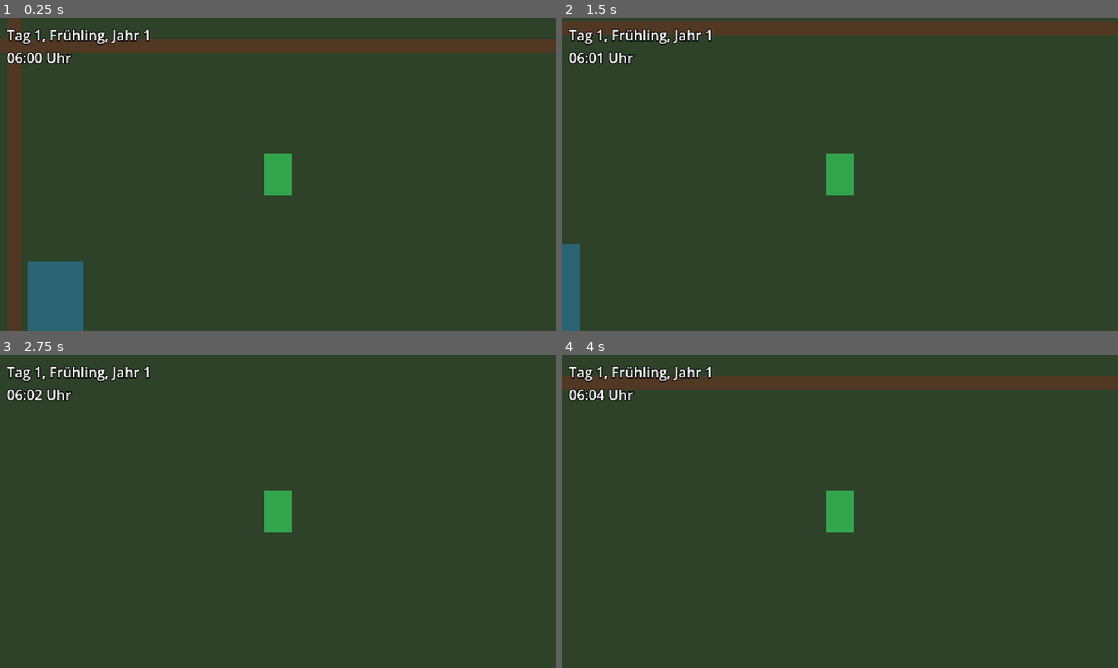
Above: before the commit, frames 1-4 (two rows, left to right).
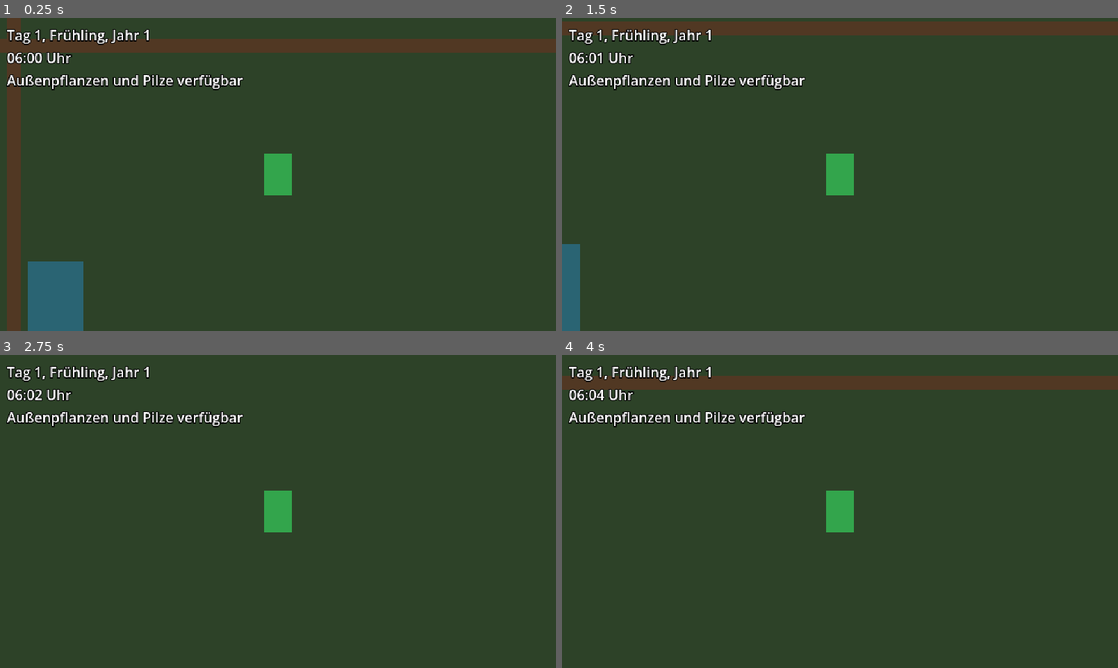
Above: after the commit, the same moments.

Repository: stasar14-rgb/Harvest-Dream
Game: Godot game, scene res://scenes/main.tscn
Two runs of this game, one before a commit and one after it. Both use one fixed random seed, a clock stepped at 60 frames per second and the inputs below.
Inputs:
- Up to frame 1 (0.25 s): no input
- Up to frame 2 (1.5 s): tap Enter at 0.5 s; hold D (move_right) 0.53-1.28 s; hold S (move_down) from 1.28 s (still down)
- Up to frame 3 (2.75 s): release S (move_down) at 2.03 s; hold D (move_right) from 2.03 s (still down)
- Up to frame 4 (4 s): tap Space at 2.75 s; release D (move_right) at 2.78 s; hold W (move_up) 2.78-3.53 s; hold A (move_left) from 3.53 s (still down)

The runs differ from the first frame. In frame 1, 1.1% of the frame differs, in the area x 1-44%, y 18-24%; in frame 2, 1.1%; in frame 3, 1.1%; in frame 4, 1.1%.

Commit message:
Schritt 12: Füge saisonale Regeln hinzu

Diff:
--- a/scenes/main.tscn
+++ b/scenes/main.tscn
@@ -1,9 +1,10 @@
-[gd_scene load_steps=5 format=3]
+[gd_scene load_steps=6 format=3]
 
 [ext_resource type="Script" path="res://scripts/main.gd" id="1_main"]
 [ext_resource type="PackedScene" path="res://scenes/test_area.tscn" id="2_test_area"]
 [ext_resource type="PackedScene" path="res://scenes/player/player.tscn" id="3_player"]
 [ext_resource type="Script" path="res://scripts/game_calendar.gd" id="4_calendar"]
+[ext_resource type="Script" path="res://scripts/season_system.gd" id="5_season"]
 
 [node name="Main" type="Node"]
 script = ExtResource("1_main")
@@ -11,6 +12,10 @@
 [node name="GameCalendar" type="Node" parent="." groups=["game_calendar"]]
 script = ExtResource("4_calendar")
 
+[node name="SeasonSystem" type="Node" parent="." groups=["season_system"]]
+script = ExtResource("5_season")
+calendar_path = NodePath("../GameCalendar")
+
 [node name="AreaContainer" type="Node2D" parent="."]
 
 [node name="TestArea" parent="AreaContainer" instance=ExtResource("2_test_area")]
--- a/scenes/test_area.tscn
+++ b/scenes/test_area.tscn
@@ -24,7 +24,7 @@
 offset_left = 8.0
 offset_top = 8.0
 offset_right = 260.0
-offset_bottom = 58.0
+offset_bottom = 82.0
 mouse_filter = 2
 theme_override_colors/font_color = Color(1, 1, 1, 1)
 theme_override_colors/font_outline_color = Color(0, 0, 0, 1)
--- a/scripts/debug_time_display.gd
+++ b/scripts/debug_time_display.gd
@@ -1,16 +1,24 @@
 extends Label
 
 var _calendar: GameCalendar
+var _season_system: SeasonSystem
 
 func _ready() -> void:
 	_calendar = get_tree().get_first_node_in_group(&"game_calendar") as GameCalendar
+	_season_system = get_tree().get_first_node_in_group(&"season_system") as SeasonSystem
+
 	if _calendar == null:
 		push_error("Die Debug-Zeitanzeige findet keinen GameCalendar.")
+		return
+
+	if _season_system == null:
+		push_error("Die Debug-Zeitanzeige findet kein SeasonSystem.")
 		return
 
 	_calendar.time_changed.connect(_update_display)
 	_calendar.date_changed.connect(_update_display_from_date)
 	_calendar.time_pause_changed.connect(_update_display_from_pause)
+	_season_system.season_rules_changed.connect(_update_display_from_season)
 	_update_text()
 
 func _update_display(_hour: int, _minute: int) -> void:
@@ -22,10 +30,24 @@
 func _update_display_from_pause(_is_paused: bool) -> void:
 	_update_text()
 
+func _update_display_from_season(
+	_outdoor_plants_can_grow: bool,
+	_mushrooms_can_spawn: bool,
+	_winter_fruits_can_spawn: bool,
+	_warm_clothing_required: bool
+) -> void:
+	_update_text()
+
 func _update_text() -> void:
 	var pause_text := "  [ZEIT PAUSIERT]" if _calendar.is_time_paused() else ""
-	text = "%s\n%s%s" % [
+	var season_rule_text := "Außenpflanzen und Pilze verfügbar"
+
+	if _season_system.is_winter():
+		season_rule_text = "Winter: kein Außenwachstum, keine Pilze, Winterfrüchte verfügbar"
+
+	text = "%s\n%s%s\n%s" % [
 		_calendar.get_date_text(),
 		_calendar.get_time_text(),
 		pause_text,
+		season_rule_text,
 	]
--- /dev/null
+++ b/scripts/season_system.gd
@@ -0,0 +1,62 @@
+class_name SeasonSystem
+extends Node
+
+signal season_changed(season: int, season_name: String)
+signal season_rules_changed(
+	outdoor_plants_can_grow: bool,
+	mushrooms_can_spawn: bool,
+	winter_fruits_can_spawn: bool,
+	warm_clothing_required: bool
+)
+
+@export var calendar_path: NodePath = ^"../GameCalendar"
+
+@onready var _calendar := get_node_or_null(calendar_path) as GameCalendar
+
+var current_season: int = GameCalendar.Month.SPRING
+
+func _ready() -> void:
+	if _calendar == null:
+		push_error("Das SeasonSystem findet keinen GameCalendar.")
+		return
+
+	current_season = _calendar.current_month
+	_calendar.month_changed.connect(_on_month_changed)
+	_emit_season_state()
+
+func get_season_name() -> String:
+	return GameCalendar.MONTH_NAMES[current_season]
+
+func is_winter() -> bool:
+	return current_season == GameCalendar.Month.WINTER
+
+func can_outdoor_plants_grow() -> bool:
+	return not is_winter()
+
+func can_mushrooms_spawn() -> bool:
+	return not is_winter()
+
+func can_winter_fruits_spawn() -> bool:
+	return is_winter()
+
+func requires_warm_clothing() -> bool:
+	return is_winter()
+
+func is_content_available(allowed_seasons: Array) -> bool:
+	if allowed_seasons.is_empty():
+		return true
+
+	return allowed_seasons.has(current_season)
+
+func _on_month_changed(month: int) -> void:
+	current_season = month
+	_emit_season_state()
+
+func _emit_season_state() -> void:
+	season_changed.emit(current_season, get_season_name())
+	season_rules_changed.emit(
+		can_outdoor_plants_grow(),
+		can_mushrooms_spawn(),
+		can_winter_fruits_spawn(),
+		requires_warm_clothing()
+	)
Not shown, changed: Game_Currens.md
